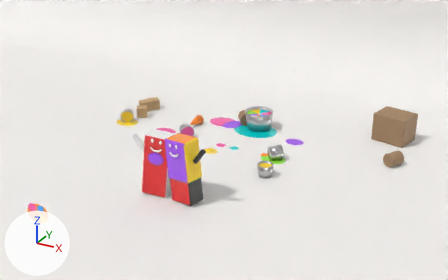
The Blender file blender/kylling_previs/kylling_previs.blend, before and after one commit.
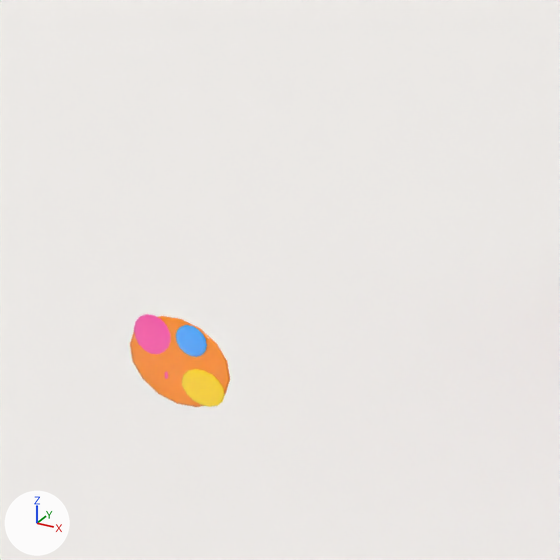
The first picture shows the older version from a 50 mm camera at (8.3, -17.1, 8.0) aimed at (2.0, -5.7, 2.3). The close-ups show the older and then the newer version on the part from 0% to 26% of the width and 49% to 91% of the height of that picture. Only the edits that show in the close-ups are written down. Every picture has the same lights, and +X, +Y and +Z are marked at lower left. Both versions are drawn at frame 1003 of the action 'Gutt_VinkearmAction'; the numbers are the values there.

The older version as bpy lines, for what is in view:
```python
ob_kamera_maling_0 = bpy.data.objects.new('Kamera_Maling_0', me_kamera_maling_0)
ob_kamera_maling_0.location = (0.653, -10.172, 2.313)
ob_kamera_maling_0.rotation_euler = (1.347, 0.0, -0.0139)  # degrees (77, 0, -0.8)
ob_kamera_maling_0.scale = (0.26, 0.17, 0.004)
ob_kamera_maling_1 = bpy.data.objects.new('Kamera_Maling_1', me_kamera_maling_1)
ob_kamera_maling_1.location = (0.513, -10.156, 2.382)
ob_kamera_maling_1.rotation_euler = (1.347, 0.0, -0.0139)  # degrees (77, 0, -0.8)
ob_kamera_maling_1.scale = (0.1, 0.08, 0.004)
ob_kamera_maling_2 = bpy.data.objects.new('Kamera_Maling_2', me_kamera_maling_2)
ob_kamera_maling_2.location = (0.782, -10.193, 2.246)
ob_kamera_maling_2.rotation_euler = (1.347, 0.0, -0.0139)  # degrees (77, 0, -0.8)
ob_kamera_maling_2.scale = (0.11, 0.07, 0.004)
ob_kamera_maling_3 = bpy.data.objects.new('Kamera_Maling_3', me_kamera_maling_3)
ob_kamera_maling_3.location = (0.713, -10.156, 2.412)
ob_kamera_maling_3.rotation_euler = (1.347, 0.0, -0.0139)  # degrees (77, 0, -0.8)
ob_kamera_maling_3.scale = (0.08, 0.06, 0.004)
ob_studio_cyclorama = bpy.data.objects.new('Studio_Cyclorama', me_studio_cyclorama)
ob_studio_cyclorama.location = (0.0, 0.0, 0.0)
```
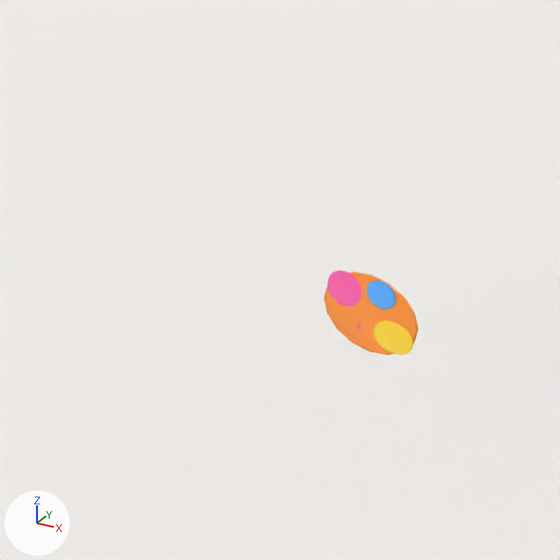
Where the change shows, as pixel boxes [x1, y1, x2, y2] in the close-ups (560 x 560 px):
'Kamera_Maling_0', moved, turned: before [130, 316, 230, 407]; after [324, 272, 418, 355]
'Kamera_Maling_2', moved, turned: before [182, 369, 225, 407]; after [373, 320, 413, 355]
'Kamera_Maling_1', moved, turned: before [134, 314, 170, 354]; after [328, 270, 362, 306]
'Kamera_Maling_3', moved, turned: before [176, 325, 207, 357]; after [367, 280, 396, 309]

Diff of the bpy script that builds the scene:
```diff
--- a/blender/kylling_previs/kylling_previs.blend.py
+++ b/blender/kylling_previs/kylling_previs.blend.py
@@ ob_kamera_maling_0 @@
 ob_kamera_maling_0 = bpy.data.objects.new('Kamera_Maling_0', me_kamera_maling_0)
-ob_kamera_maling_0.location = (0.653, -10.172, 2.313)
-ob_kamera_maling_0.rotation_euler = (1.347, 0.0, -0.0139)  # degrees (77, 0, -0.8)
+ob_kamera_maling_0.location = (0.657, -9.135, 2.01)
+ob_kamera_maling_0.rotation_euler = (1.406, 0.0, -0.0363)  # degrees (81, 0, -2.1)
 ob_kamera_maling_0.scale = (0.26, 0.17, 0.004)
@@ ob_kamera_maling_1 @@
 ob_kamera_maling_1 = bpy.data.objects.new('Kamera_Maling_1', me_kamera_maling_1)
-ob_kamera_maling_1.location = (0.513, -10.156, 2.382)
-ob_kamera_maling_1.rotation_euler = (1.347, 0.0, -0.0139)  # degrees (77, 0, -0.8)
+ob_kamera_maling_1.location = (0.517, -9.12, 2.079)
+ob_kamera_maling_1.rotation_euler = (1.406, 0.0, -0.0363)  # degrees (81, 0, -2.1)
 ob_kamera_maling_1.scale = (0.1, 0.08, 0.004)
@@ ob_kamera_maling_2 @@
 ob_kamera_maling_2 = bpy.data.objects.new('Kamera_Maling_2', me_kamera_maling_2)
-ob_kamera_maling_2.location = (0.782, -10.193, 2.246)
-ob_kamera_maling_2.rotation_euler = (1.347, 0.0, -0.0139)  # degrees (77, 0, -0.8)
+ob_kamera_maling_2.location = (0.786, -9.155, 1.941)
+ob_kamera_maling_2.rotation_euler = (1.406, 0.0, -0.0363)  # degrees (81, 0, -2.1)
 ob_kamera_maling_2.scale = (0.11, 0.07, 0.004)
@@ ob_kamera_maling_3 @@
 ob_kamera_maling_3 = bpy.data.objects.new('Kamera_Maling_3', me_kamera_maling_3)
-ob_kamera_maling_3.location = (0.713, -10.156, 2.412)
-ob_kamera_maling_3.rotation_euler = (1.347, 0.0, -0.0139)  # degrees (77, 0, -0.8)
+ob_kamera_maling_3.location = (0.717, -9.127, 2.109)
+ob_kamera_maling_3.rotation_euler = (1.406, 0.0, -0.0363)  # degrees (81, 0, -2.1)
 ob_kamera_maling_3.scale = (0.08, 0.06, 0.004)
```
